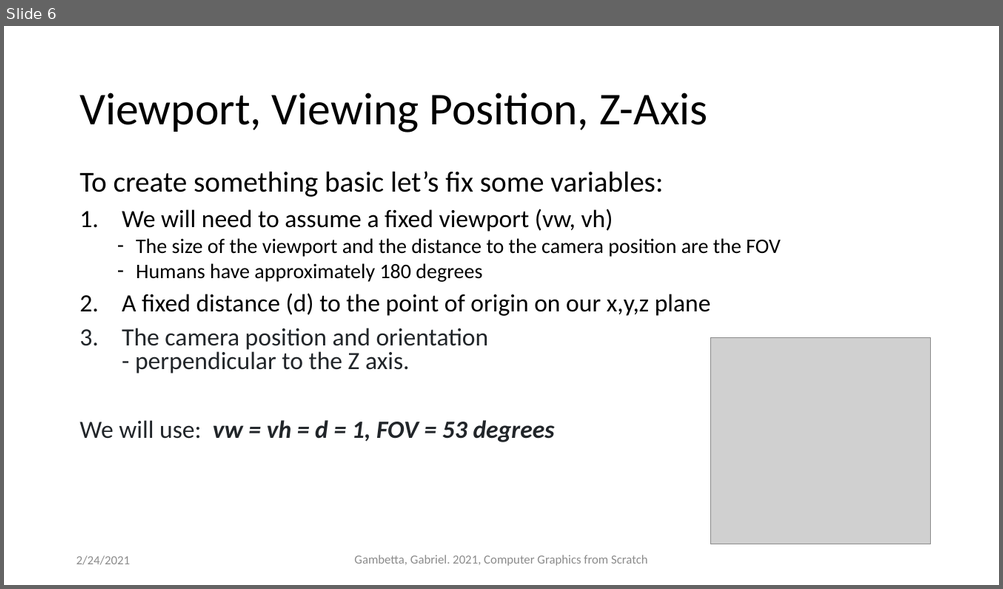
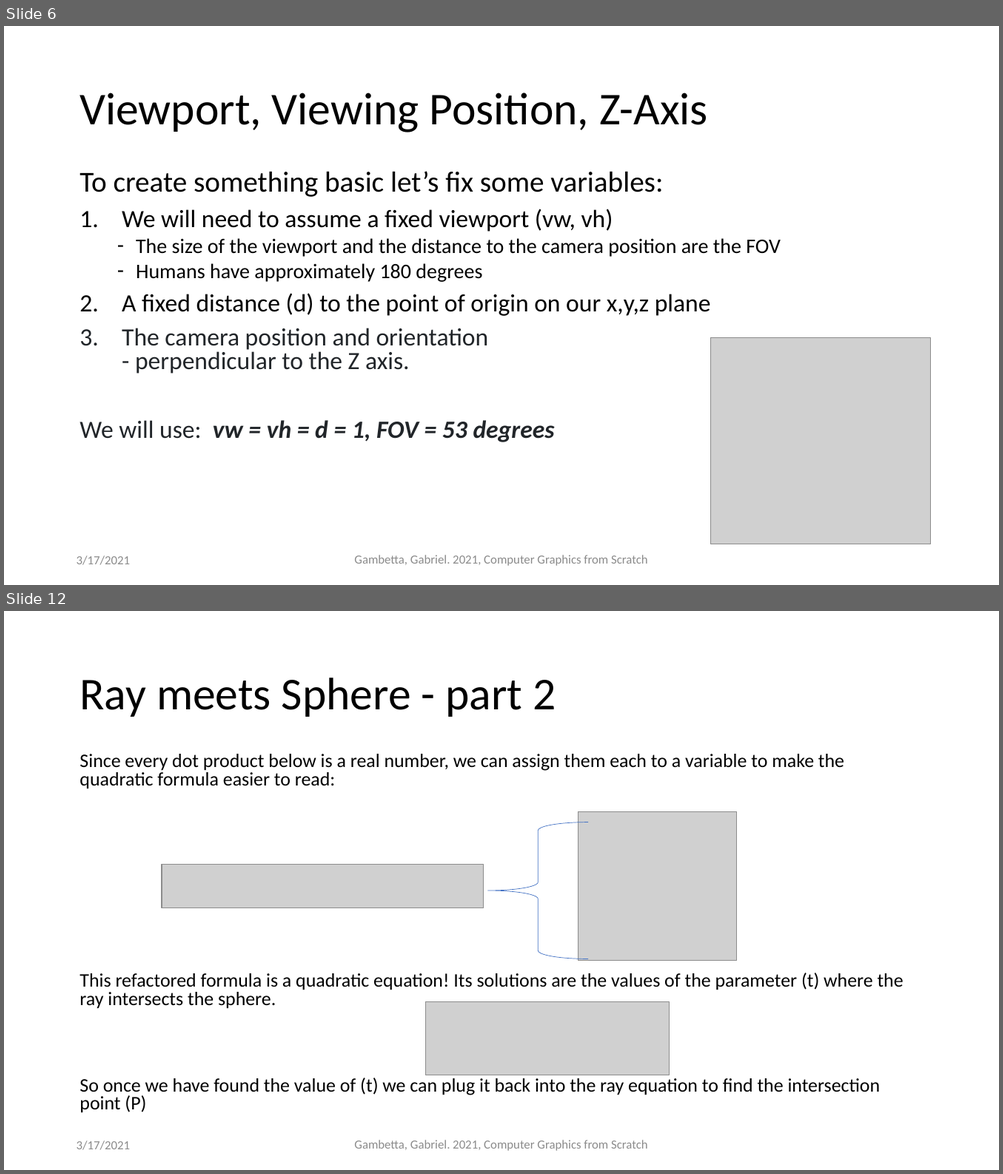
Before and after one commit to ctrachte/JS-Computer-Graphics-Demo, a slide deck: computer-graphics-js-1.pptx. Shown one above the other, each under a label of ours: slide 6 before the commit, slides 6 and 12 after it; the slides between them are not shown. The pictures are 1003x589 and 1003x1174 pixels, drawn with LibreOffice and Linux fonts; fonts in the diff are those of the drawing; grey boxes stand for pictures. Boxes give left, top, right and bottom in pixels: in the first picture for what was removed or moved away, otherwise in the second. Text is boxed around its words. In the diff, an @@ line names an element or a change of style, - is before the commit and + after.

```diff
--- a/computer-graphics-js-1.pptx
+++ b/computer-graphics-js-1.pptx
@@ slide 12 added at bbox=[4, 611, 999, 1170], background #FFFFFF @@
@@ title added at bbox=[79, 678, 555, 717], 44 pt, text #000000 @@
+Ray meets Sphere - part 2
@@ text added at bbox=[79, 754, 903, 1113], 18.5 pt, text #000000 @@
+Since every dot product below is a real number, we can assign them each to a variable to make the quadratic formula easier to read:
+This refactored formula is a quadratic equation! Its solutions are the values of the parameter (t) where the ray intersects the sphere.
+So once we have found the value of (t) we can plug it back into the ray equation to find the intersection point (P)
@@ left brace added at bbox=[487, 822, 588, 959], outline #4472C4 0.5 pt @@
@@ picture added at bbox=[578, 812, 737, 961] @@
@@ picture added at bbox=[162, 864, 483, 908] @@
@@ picture added at bbox=[426, 1002, 669, 1076] @@
@@ text added at bbox=[77, 1141, 130, 1150], 12 pt, text #8C8C8C @@
+3/17/2021
@@ text added at bbox=[354, 1140, 648, 1151], 12 pt, text #8C8C8C @@
+Gambetta, Gabriel. 2021, Computer Graphics from Scratch
@@ slide 6 changed as well @@
@@ text at bbox=[77, 556, 130, 565]: text changed @@
-2/24/2021
+3/17/2021
```
Also in this commit, not shown: 5 other slides changed, 5 other slides added, 1 other file.
